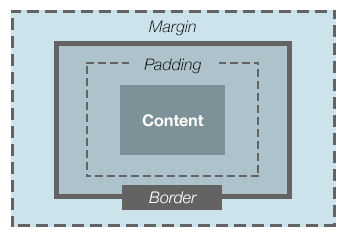
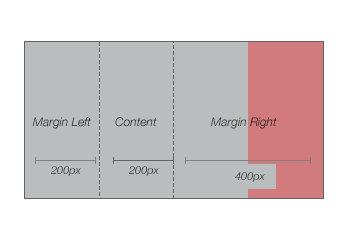
Layers edited between the first and the second 350 × 239 image:
added layer "padding to border copy 2" above "Box Model Margin right extra" over 99, 42, 174, 199
added group "Box Model Margin right extra" with 22 layers above "Box Model Gray" over 24, 41, 324, 199
added group "measure copy 2" with 5 layers in group "Box Model Margin right extra" over 185, 157, 311, 189
added layer "Rectangle 1" in group "measure copy 2" over 226, 164, 276, 189
added layer "Margin Right" in group "Box Model Margin right extra" over 211, 117, 277, 129
added layer "Rectangle 1 copy" (35%) in group "Box Model Margin right extra" over 248, 42, 323, 198
added layer "Margin Left" in group "Box Model Margin right extra" over 32, 117, 91, 129
added group "measure" with 4 layers in group "Box Model Margin right extra" over 35, 157, 96, 176
added group "measure copy" with 4 layers in group "Box Model Margin right extra" over 113, 157, 174, 176
added layer "padding to border" (1st of 3, in "Box Model Margin right extra") in group "Box Model Margin right extra" over 24, 41, 324, 199
moved "border text bg" (2nd of 2, in "Box Model") into group "Box Model" over 122, 185, 222, 210
moved "Padding" (2nd of 2, in "Box Model") into group "Box Model" over 144, 58, 202, 74
moved "padding bg" (2nd of 2, in "Box Model") into group "Box Model" over 129, 52, 219, 77
moved "Content" (3rd of 3, in "Box Model") into group "Box Model" over 142, 114, 204, 127
moved "content" (2nd of 2, in "Box Model") into group "Box Model" over 120, 85, 225, 155
moved "Rectangle 1 copy 2" (2nd of 2, in "Box Model") into group "Box Model" over 86, 62, 259, 177
moved "padding to border" (3rd of 3, in "Box Model") into group "Box Model" over 54, 42, 292, 199
moved "Margin" (2nd of 2, in "Box Model") into group "Box Model" over 149, 20, 196, 36
moved "margins" (2nd of 2, in "Box Model") into group "Box Model" over 11, 10, 336, 227
…and 8 more changes (7 added, 1 stack)
